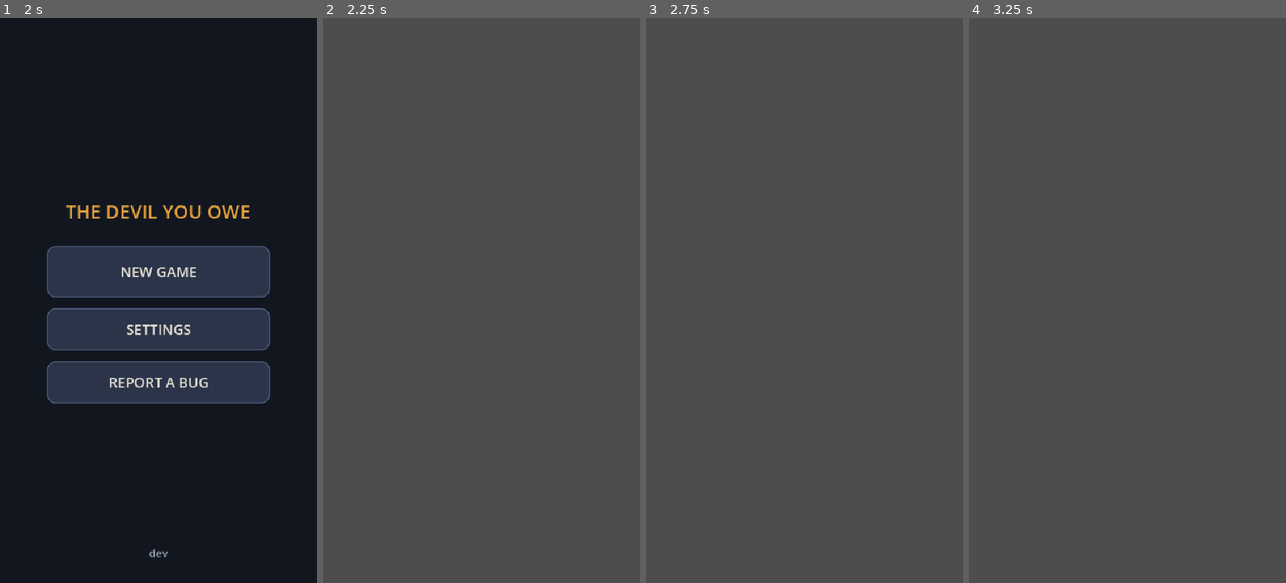
Above: before the commit, frames 1-4 (left to right).
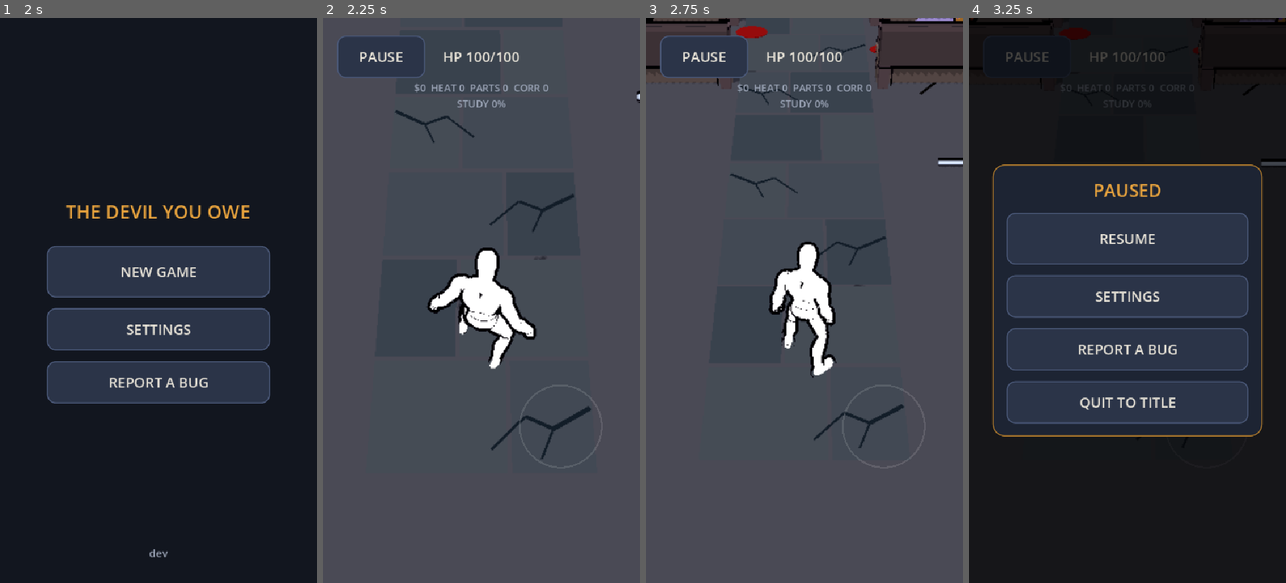
Above: after the commit, the same moments.

Repository: duffpowell-commits/hunter
Game: Godot game, scene res://scenes/boot.tscn
Same seed, same stepped clock (60 frames per second), same inputs: the game is played once before the commit and once after it.
Inputs (mouse positions are in pixels of both pictures, inside the frame that each line leads up to):
- Up to frame 1 (2 s): click "Skip splash" at 0.5 s; click "SKIP" at 1.25 s
- Up to frame 2 (2.25 s): click "NEW GAME" at 2 s
- Up to frame 3 (2.75 s): no input
- Up to frame 4 (3.25 s): click (1026, 57) at 2.75 s, where only the run after the commit has a clickable "PAUSE"

Frame 1 is identical in both runs. In frame 2, 6.5% of the frame differs, in the area x 4-100%, y 3-80%; in frame 3, 9.5%; in frame 4, 99%, in the area x 0-100%, y 0-100%.
Error before the commit: Parse Error: Expected end of statement after "pass", found "Identifier" instead. (res://scripts/game.gd:429)

Commit message:
M4 autoplay Furfur checks, docs (Cain Vantre), iPhone browser build on GitHub Pages
Co-Authored-By: Claude Opus 5.5 <noreply@anthropic.com>
Claude-Session: https://claude.ai/code/session_01V3sbxLd6BNjD514b8gtb1J

Diff:
--- a/scripts/autoplay.gd
+++ b/scripts/autoplay.gd
@@ -11,6 +11,7 @@
 var shots := ""
 var clip := ""                          # --clip=DIR: save a gameplay clip's frames there
 const GameData = preload("res://scripts/game_data.gd")
+const FurfurRules = preload("res://scripts/furfur_rules.gd")
 const CLIP_SECS := 15.0                 # vertical 9:16 (the game is portrait), sized for Shorts/Reels/TikTok
 var failed := false
 var training_arena := false
@@ -374,6 +375,7 @@
 	await _lair_checks()
 	await _pews_danger_checks()
 	await _brutal_and_raid_checks()
+	await _furfur_checks()
 
 
 ## The parts of The Pews that hurt, with God mode OFF and Vesper's own timers doing the work.
@@ -776,6 +778,165 @@
 	_check(arena.band == 2 and arena.get_node_or_null("Vein13") != null,
 		"CORRUPTION LOOKS PASS (all three lair looks build: HOME, STAINED, HELLMOUTH)")
 	arena.rig.distance = 7.5
+	await _click("PAUSE")
+	await _click("QUIT TO TITLE")
+	await _wait_scene("Title")
+
+
+# ---------------------------------------------------------------- Hunter M4: Furfur Kemp
+
+## Drop any line in the dialogue box: it sits on top and can take a tap meant for a sheet.
+func _hush(game: Node) -> void:
+	var box := game.get_node_or_null("VoiceBox")
+	if box != null:
+		box.free()
+
+
+## The lost hunt (DESIGN): die in the Pews, LIMP HOME, Furfur follows you in, you drop and get back
+## up (God mode OFF, his real hits), beat him with pad taps, CHAIN HIM. Then the cage: TALK, a
+## mercy for a contract clause, VENT after the real losses, and the new hit at the end of the string.
+func _furfur_checks() -> void:
+	await _click("NEW GAME")
+	await _wait_scene("Game")
+	var game := get_tree().current_scene
+	var arena = game.arena
+	var prof: Dictionary = get_node("/root/Profile").data
+	await _frames(25)
+	get_node("/root/DebugMenu").god_mode = false
+	prof.heat = 0                      # staging: keep a raid out of this run
+	var fails0 := int(prof.failures_unvented)
+	_check(FurfurRules.stage(prof) == "none" and fails0 >= 1, "FURFUR NOT YET PASS (no Furfur before the lost hunt; %d real loss so far)" % fails0)
+	# The hunt goes wrong: a blow Cain can't take (the church's own deaths are checked above).
+	arena._damage_hero(arena.hp, arena.hero.global_position + Vector3(0, 0, 1))
+	var by := Time.get_ticks_msec() + 5000
+	while not game.over and Time.get_ticks_msec() < by:
+		await get_tree().process_frame
+	await _frames(3)
+	_check(game.over and _find("LIMP HOME") != null and int(prof.failures_unvented) == fails0 + 1,
+		"FURFUR LOST HUNT PASS (GAME OVER in the Pews offers LIMP HOME; real losses %d)" % int(prof.failures_unvented))
+	await _shot("furfur_limp_home")
+	await _click("LIMP HOME")
+	await _wait_scene("Game")
+	game = get_tree().current_scene
+	arena = game.arena
+	prof = get_node("/root/Profile").data
+	await _frames(10)
+	arena.rig.cam.make_current()
+	_check(game.where == "lair" and FurfurRules.stage(prof) == "invading" and _find("FIGHT") != null
+		and arena.hp < arena.max_hp, "FURFUR LIMP HOME PASS (home at %d/%d HP, and he followed the blood)" % [arena.hp, arena.max_hp])
+	await _shot("furfur_intro")
+	await _click("FIGHT")
+	await _frames(5)
+	_check(arena.invasion_active and not arena.furfur_foe().is_empty() and str(arena.status_text()).begins_with("FURFUR KEMP")
+		and game.last_voice_kind == "furfur_invade", "FURFUR INVASION PASS (he's in the lair: %s)" % arena.status_text())
+	# Win ugly: his real hits drop Cain, who gets back up; Furfur heals a little.
+	arena.hp = 1
+	var f: Dictionary = arena.furfur_foe()
+	by = Time.get_ticks_msec() + 15000
+	while arena.knockdowns == 0 and not game.over and Time.get_ticks_msec() < by:
+		f = arena.furfur_foe()
+		if not arena.hero.dead and arena.hero.global_position.distance_to(f.actor.global_position) > 1.6:
+			_place(arena.hero, f.actor.global_position + Vector3(0, 0.05, -1.4), 0.0)
+		await _frames(5)
+	await _frames(5)
+	await _shot("furfur_fight")
+	_check(arena.knockdowns == 1 and not game.over and not arena.hero.dead and arena.hp > 1 and arena.invasion_active,
+		"FURFUR WIN UGLY PASS (he dropped Cain; back up at %d HP, no GAME OVER)" % arena.hp)
+	# Staging: his HP down to a few hits, so the bot's taps finish the fight in seconds.
+	var i: int = arena._foes.find(arena.furfur_foe())
+	arena._foes[i].hp = 24.0
+	var beaten := [false]
+	arena.furfur_beaten.connect(func(): beaten[0] = true)
+	var point := _pad_point(game)
+	by = Time.get_ticks_msec() + 40000
+	while arena.invasion_active and not beaten[0] and Time.get_ticks_msec() < by:
+		f = arena.furfur_foe()
+		if f.is_empty() or f.dead:
+			break
+		if arena.hero.global_position.distance_to(f.actor.global_position) > 1.3:
+			var to: Vector3 = f.actor.global_position - arena.hero.global_position
+			arena.bot_stick = Vector2(to.x, to.z).normalized()
+			await _physics(3)
+			continue
+		arena.bot_stick = Vector2.INF
+		_mouse(point, true)
+		_mouse(point, false)
+		await _secs(0.35)
+	arena.bot_stick = Vector2.INF
+	await _frames(5)
+	# A tap already on its way can land on CHAIN HIM as the sheet pops up (it's under the pad):
+	# that is the same choice, so either way he must end up chained.
+	_check(beaten[0] and not arena.invasion_active and (_find("CHAIN HIM") != null or FurfurRules.caged(prof)),
+		"FURFUR BEATEN PASS (pad taps put him down)")
+	await _shot("furfur_beaten")
+	if _find("CHAIN HIM") != null:
+		await _click("CHAIN HIM")
+	await _frames(5)
+	_check(FurfurRules.caged(prof) and arena.caged_furfur != null and str(game.last_voice_kind).begins_with("furfur_"),
+		"FURFUR CHAIN PASS (he's caged, corruption %d)" % int(prof.corruption))
+	_hush(game)
+	await _at_station(arena, "cage")
+	await _shot("furfur_cage")
+	await _click("FURFUR'S CAGE")
+	await _click("TALK")
+	await _frames(3)
+	_hush(game)
+	_check(int(prof.furfur_lore) == 1 and _has_any_disabled("HE'S DONE TALKING TONIGHT"),
+		"FURFUR TALK PASS (one lore leak a night: %d heard)" % int(prof.furfur_lore))
+	var cash0 := int(prof.cash)
+	await _click("GIVE ")
+	await _frames(3)
+	_hush(game)
+	_check(int(prof.clauses_read) == 1 and int(prof.cash) == cash0 - int(GameData.load_json("furfur").cage.mercy_cost),
+		"FURFUR MERCY PASS (a mercy for $%d: clause read)" % (cash0 - int(prof.cash)))
+	await _click("READ YOUR CONTRACT")
+	await _shot("furfur_contract")
+	_check(_has_label(str(GameData.load_json("furfur").contract.hidden[0])) and _has_label("[ CLAUSE IN SMALL PRINT YOU CAN'T READ ]"),
+		"FURFUR CONTRACT PASS (the clause he read is in your contract; the rest stay hidden)")
+	await _click("CLOSE")
+	await _shot("furfur_talk_menu")
+	# VENT, once per real loss.
+	var base: int = GameData.load_json("moves").light.size()
+	var fails := int(prof.failures_unvented)
+	for k in fails:
+		await _click("VENT: LEARN")
+		await _secs(0.7)
+		_hush(game)
+		if k < fails - 1:
+			await _click("FURFUR'S CAGE")
+	await _click("FURFUR'S CAGE")
+	_check(int(prof.vent_unlocks) == mini(fails, 3) and int(prof.failures_unvented) == maxi(0, fails - 3)
+		and _has_any_disabled("VENT: ONLY AFTER A REAL LOSS") and arena.moves.light.size() == base + int(prof.vent_unlocks),
+		"FURFUR VENT PASS (%d real losses, %d VENTs, then it's shut: string now %d hits)" % [fails, int(prof.vent_unlocks), arena.moves.light.size()])
+	await _click("CLOSE")
+	# The new hit really comes out of the pad: L, L, L, ELBOW. Out in the aisle first: by a station
+	# the context button sits over the pad, and a tap there opens the station instead.
+	_place(arena.hero, Vector3(0, 0.05, -1.5), PI)
+	await _physics(3)
+	await _frames(3)
+	var ids: Array = []
+	for k in base + 1:
+		by = Time.get_ticks_msec() + 2000
+		while not arena._free() and Time.get_ticks_msec() < by:
+			await get_tree().process_frame
+		_mouse(point, true)
+		_mouse(point, false)
+		await _frames(4)
+		ids.append(str(arena._move.get("id", "")))
+	_check(ids[-1] == "elbow", "VENT STRING PASS (pad taps walk the longer string: %s)" % ", ".join(ids))
+	# Quit and CONTINUE: still caged, and he mocks you on the way in.
+	await _click("PAUSE")
+	await _click("QUIT TO TITLE")
+	await _wait_scene("Title")
+	await _click("CONTINUE")
+	await _wait_scene("Game")
+	game = get_tree().current_scene
+	arena = game.arena
+	await _frames(10)
+	prof = get_node("/root/Profile").data
+	_check(FurfurRules.caged(prof) and arena.caged_furfur != null and str(game.last_voice_kind).begins_with("furfur_")
+		and _find("FIGHT") == null, "FURFUR CAGE PASS (CONTINUE: he's still caged and mocks you: %s)" % game.last_voice_kind)
+	await _shot("furfur_mocks")
 	await _click("PAUSE")
 	await _click("QUIT TO TITLE")
 	await _wait_scene("Title")
--- a/scripts/game.gd
+++ b/scripts/game.gd
@@ -426,7 +426,7 @@
 	if arrived:
 		arrived = false
 		var r := LairRules.arrive_home(prof.data, lair, perk)
-		pass FurfurRules.arrive(prof.data, limped, GameData.load_json("furfur"))
+		FurfurRules.arrive(prof.data, limped, GameData.load_json("furfur"))
 		limped = false
 		checkpoint()
 		prof.save()
Binary file changed: docs/renders/flow_arena.png
Binary file changed: docs/renders/flow_arena_break.png
Binary file changed: docs/renders/flow_arena_combo.png
Binary file changed: docs/renders/flow_arena_special.png
Binary file changed: docs/renders/flow_arena_telegraph.png
Binary file changed: docs/renders/flow_arena_weapon.png
Binary file changed: docs/renders/flow_bug_report.png
Binary file changed: docs/renders/flow_char_climb.png
Binary file changed: docs/renders/flow_char_crouch.png
Binary file changed: docs/renders/flow_char_jump.png
Binary file changed: docs/renders/flow_char_punch.png
Binary file changed: docs/renders/flow_char_ragdoll.png
(and 44 more such lines)
